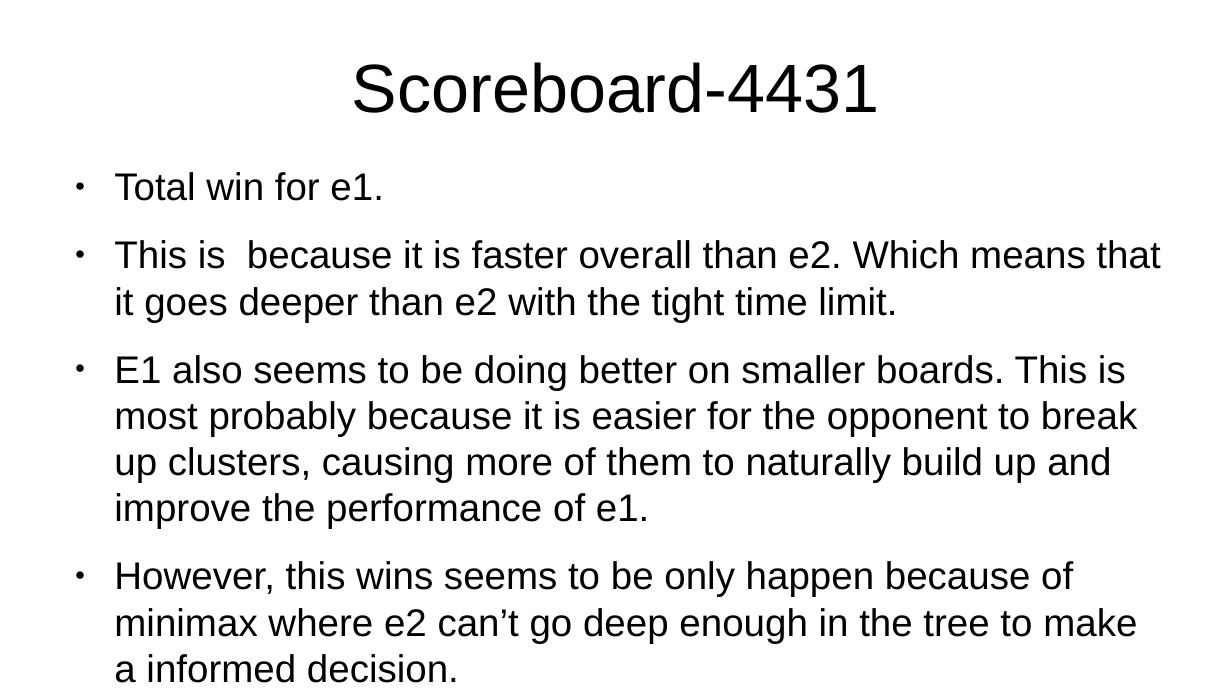
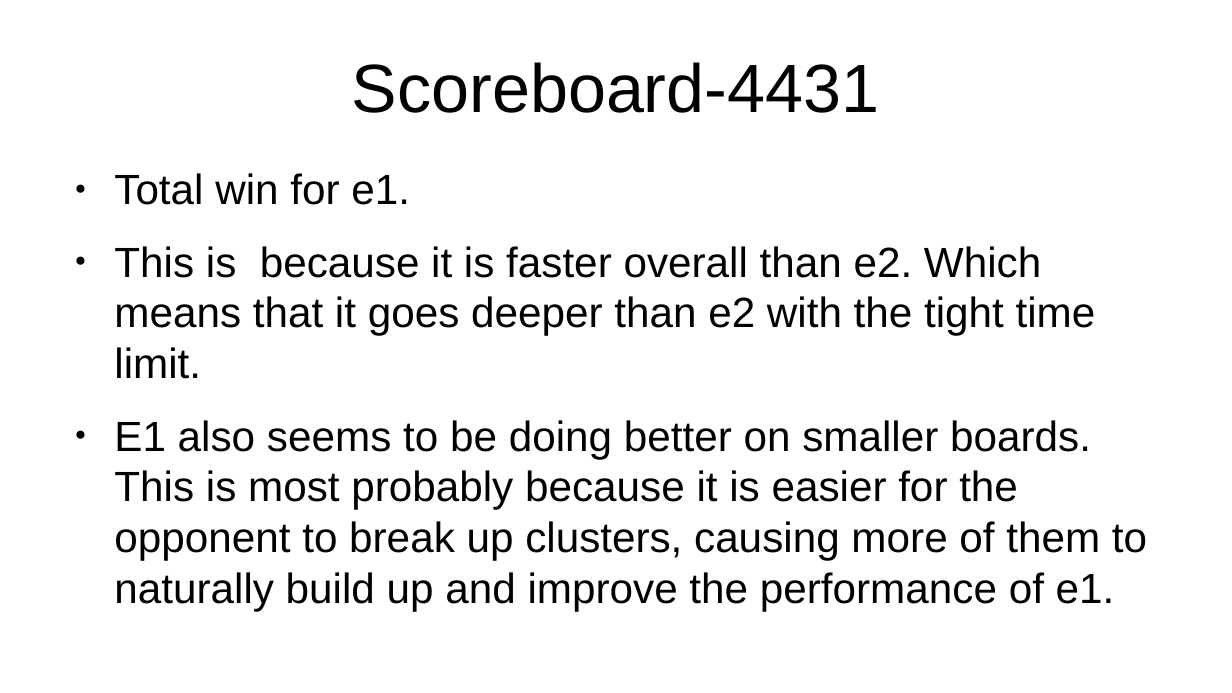
Before and after one commit to Maxime-Mahdavian/COMP472_Assignment2, a slide deck: slide 6 of slides.odp. Drawn at 1232x693 pixels with LibreOffice and Linux fonts; fonts in the diff are those of the drawing. Boxes give left, top, right and bottom in pixels: in the first picture for what was removed or moved away, otherwise in the second. Text is boxed around its words. In the diff, an @@ line names an element or a change of style, - is before the commit and + after.

```diff
--- a/slides.odp
+++ b/slides.odp
@@ text "Total win for e1." at [114,173,1147,611]: size 24.8 to 27.2 pt @@
@@ text at [114,561,1137,683]: paragraph removed @@
-● However, this wins seems to be only happen because of minimax where e2 can’t go deep enough in the tree to make a informed decision.
```
Also in this commit, not shown: 3 other files.
